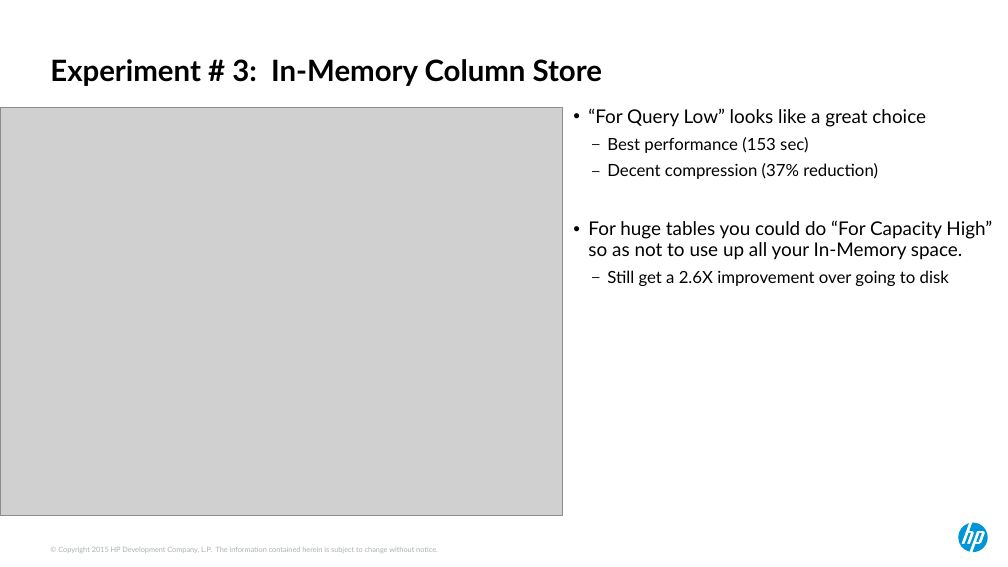
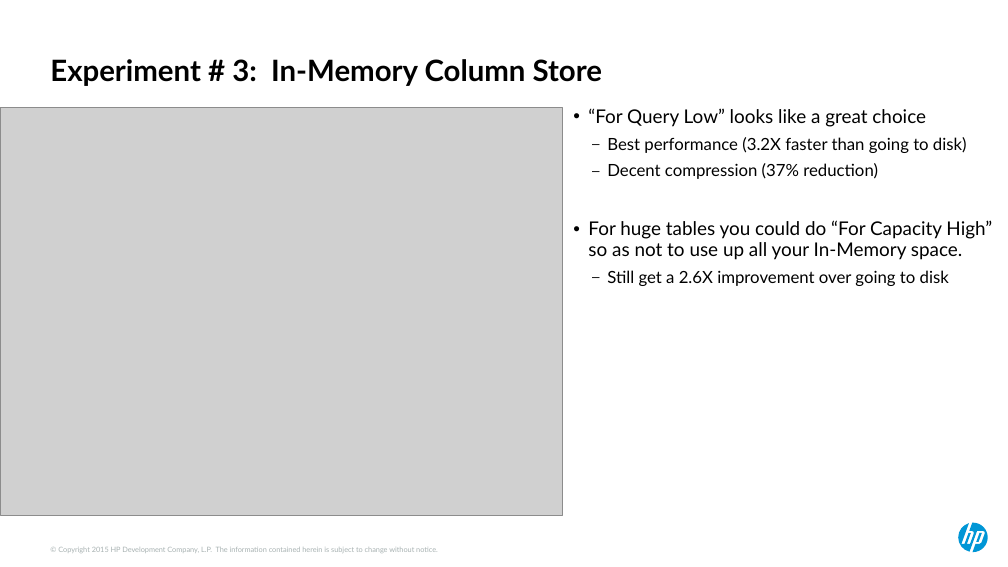
Before and after one commit to ndesilets/Group-13-HP-Big-Data-Analytics, a slide deck: slide 18 of Power Point Files/hotsos_2017 (kirbys inputs).pptx. Drawn at 1008x567 pixels with LibreOffice and Linux fonts; fonts in the diff are those of the drawing; grey boxes stand for pictures. Boxes give left, top, right and bottom in pixels: in the first picture for what was removed or moved away, otherwise in the second. Text is boxed around its words. In the diff, an @@ line names an element or a change of style, - is before the commit and + after.

```diff
--- a/Power Point Files/hotsos_2017 (kirbys inputs).pptx
+++ b/Power Point Files/hotsos_2017 (kirbys inputs).pptx
@@ text at bbox=[607, 137, 967, 153]: text changed @@
-  – Best performance (153 sec)
+  – Best performance (3.2X faster than going to disk)
```
Also in this commit, not shown: 8 other slides changed, 1 slide added, 3 other files.
